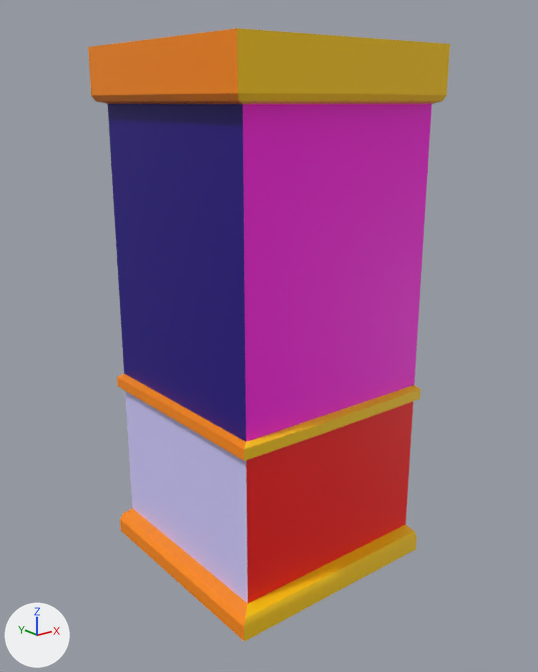
One commit to the FBX model ABigMess/Assets/Models/HouseBuilding/Wall_L.fbx: the scene before it, then after it.
Before and after are seen from a 50 mm lens placed at (-2.03, -2.67, 2.49), pointed at (0.37, 0.34, 1.28). The axes (+X, +Y, +Z) are drawn at lower left. The lights are the same throughout. Where no turn or scale is listed for an object, it has been applied to the vertices.

The first picture shows 'Wall_L'.
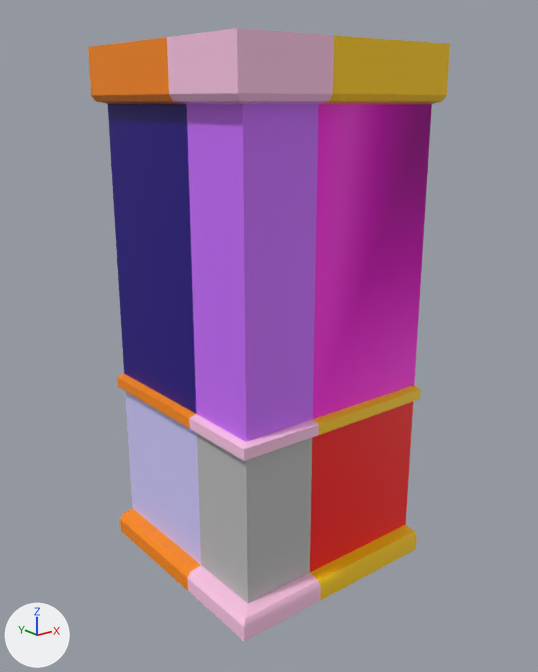
Commit message: [FIX] Walls

Pixel boxes (x1, y1, x2, y2) of what changed, in the pictures (538 x 672 px):
'Wall_L', shading changed, recoloured: (163, 28, 435, 641) in both
part 1 of me_mesh, shading changed: (88, 35, 450, 601) in both
part 2 of me_mesh, recoloured (yellow to pink): (237, 28, 334, 641) in both
part 3 of me_mesh, recoloured (red to grey): (246, 438, 312, 603) in both
part 4 of me_mesh, recoloured (pink to purple): (243, 104, 319, 442) in both
part 5 of me_mesh, recoloured (orange to pink): (167, 28, 248, 641) in both
part 6 of me_mesh, recoloured (blue to grey): (197, 433, 248, 603) in both
part 7 of me_mesh, recoloured (blue to purple): (187, 104, 246, 442) in both

Patch to the scene script:
```diff
--- a/ABigMess/Assets/Models/HouseBuilding/Wall_L.fbx.py
+++ b/ABigMess/Assets/Models/HouseBuilding/Wall_L.fbx.py
@@ mat_pastelpink @@
+mat_pastelpink = principled_material('pastelpink')
+mat_pastelpink.base_color = (1.0, 0.571, 0.8)  # pink #ffc7e7
@@ mat_noir @@
+mat_noir = principled_material('noir')
+mat_noir.base_color = (0.0423, 0.0423, 0.0423)  # black #3a3a3a
@@ mat_violet1 @@
+mat_violet1 = principled_material('violet1')
+mat_violet1.base_color = (0.596, 0.156, 1.0)  # purple #cb6eff
@@ mat_gris @@
+mat_gris = principled_material('gris')
+mat_gris.base_color = (0.5, 0.5, 0.5)  # grey #bcbcbc
@@ me_mesh @@
 me_mesh.from_pydata(...)  # 130 vertices, 103 faces; spans x -0.25..1.0, y -0.25..1.0, z 0.0..2.75
 # used by ob_wall_l; location = (0.0, 0.0, 0.0)
+# me_mesh part 1: edges marked sharp go from 195 to 0
+# me_mesh part 2: all 9 faces centred in x 0.0..0.03, y -0.25..-0.18, z 0.04..2.63 switch from mat_jaune (yellow #ffce00) to mat_pastelpink (pink #ffc7e7)
+# me_mesh part 3: the 1 face centred in x 0.04, y -0.16, z 0.52 switches from mat_rouge (red #ff0000) to mat_gris (grey #bcbcbc)
+# me_mesh part 4: the 1 face centred in x 0.04, y -0.16, z 1.74 switches from mat_rose (pink #ff00e3) to mat_violet1 (purple #cb6eff)
+# me_mesh part 5: all 18 faces centred in x -0.25..-0.18, y -0.04..0.21, z 0.04..2.64 switch from mat_orange (orange #ff8b00) to mat_pastelpink (pink #ffc7e7)
+# me_mesh part 6: all 2 faces centred in x -0.16, y 0.0..0.21, z 0.52 switch from mat_voilet_clair (blue #d1cdff) to mat_gris (grey #bcbcbc)
+# me_mesh part 7: all 2 faces centred in x -0.16, y 0.0..0.21, z 1.74 switch from mat_marine (purple #200082) to mat_violet1 (purple #cb6eff)
 me_mesh.materials.append(mat_azur)
@@ me_mesh @@
 me_mesh.materials.append(mat_violet)
+me_mesh.materials.append(mat_noir)  # black #3a3a3a
```
